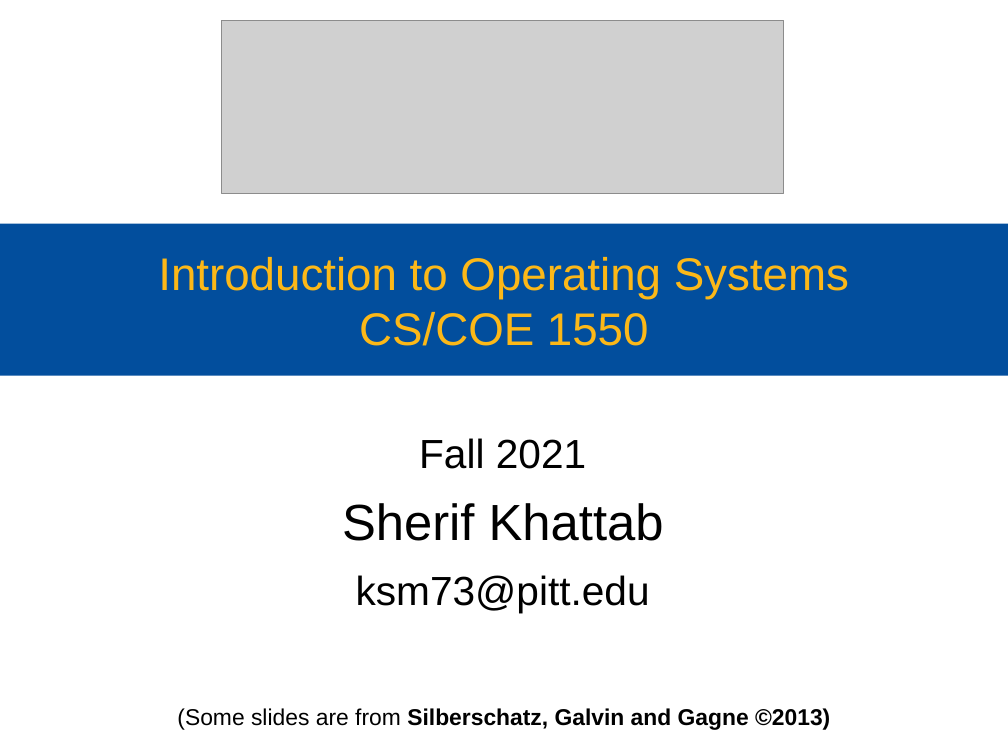
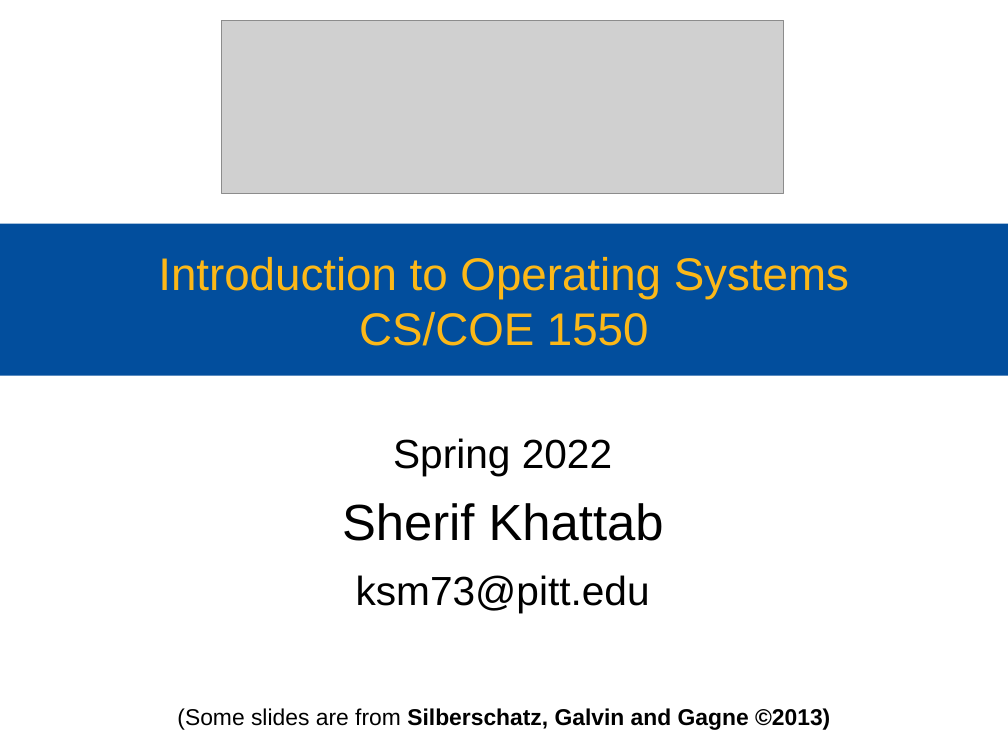
Before and after one commit to cs1550-2224/cs1550-code-handouts, a slide deck: slide 1 of DraftSlides/Lecture4.pptx. Drawn at 1008x756 pixels with LibreOffice and Linux fonts; fonts in the diff are those of the drawing; grey boxes stand for pictures. Boxes give left, top, right and bottom in pixels: in the first picture for what was removed or moved away, otherwise in the second. Text is boxed around its words. In the diff, an @@ line names an element or a change of style, - is before the commit and + after.

```diff
--- a/DraftSlides/Lecture4.pptx
+++ b/DraftSlides/Lecture4.pptx
@@ subtitle at (x1=393, y1=438, x2=612, y2=476): text changed @@
-Fall 2021
+Spring 2022
```
Also in this commit, not shown: 5 other slides changed, 3 slides added, 2 slides removed, 2 other files.
